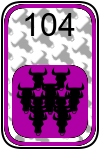
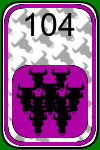
Before/after of a 100×150 layered artwork. What changed in the layer stack:
painted on "Color_7" over [4, 4, 96, 146]
painted on "Color_5" over [4, 4, 96, 146]
painted on "Color_3" over [4, 4, 96, 146]
painted on "Color_2" over [4, 4, 96, 146]
painted on "Border" over [5, 5, 95, 145]
added layer "Layer 2" above "Background" over [1, 2, 97, 148]
painted on "Background" over [0, 0, 100, 150]
